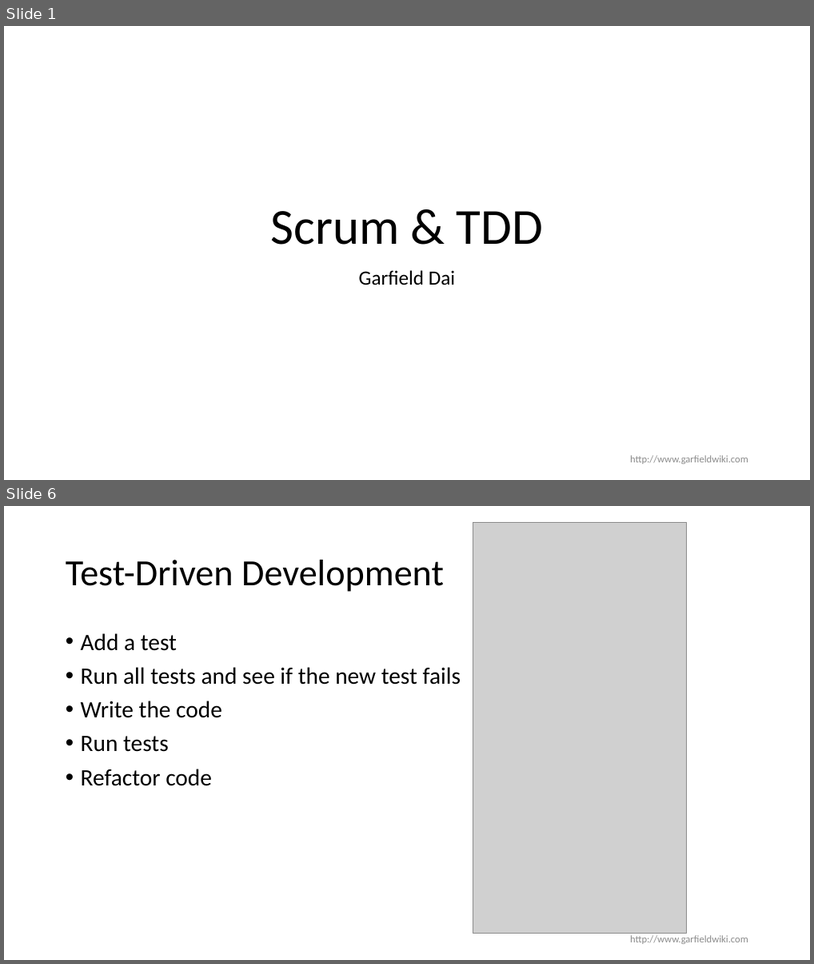
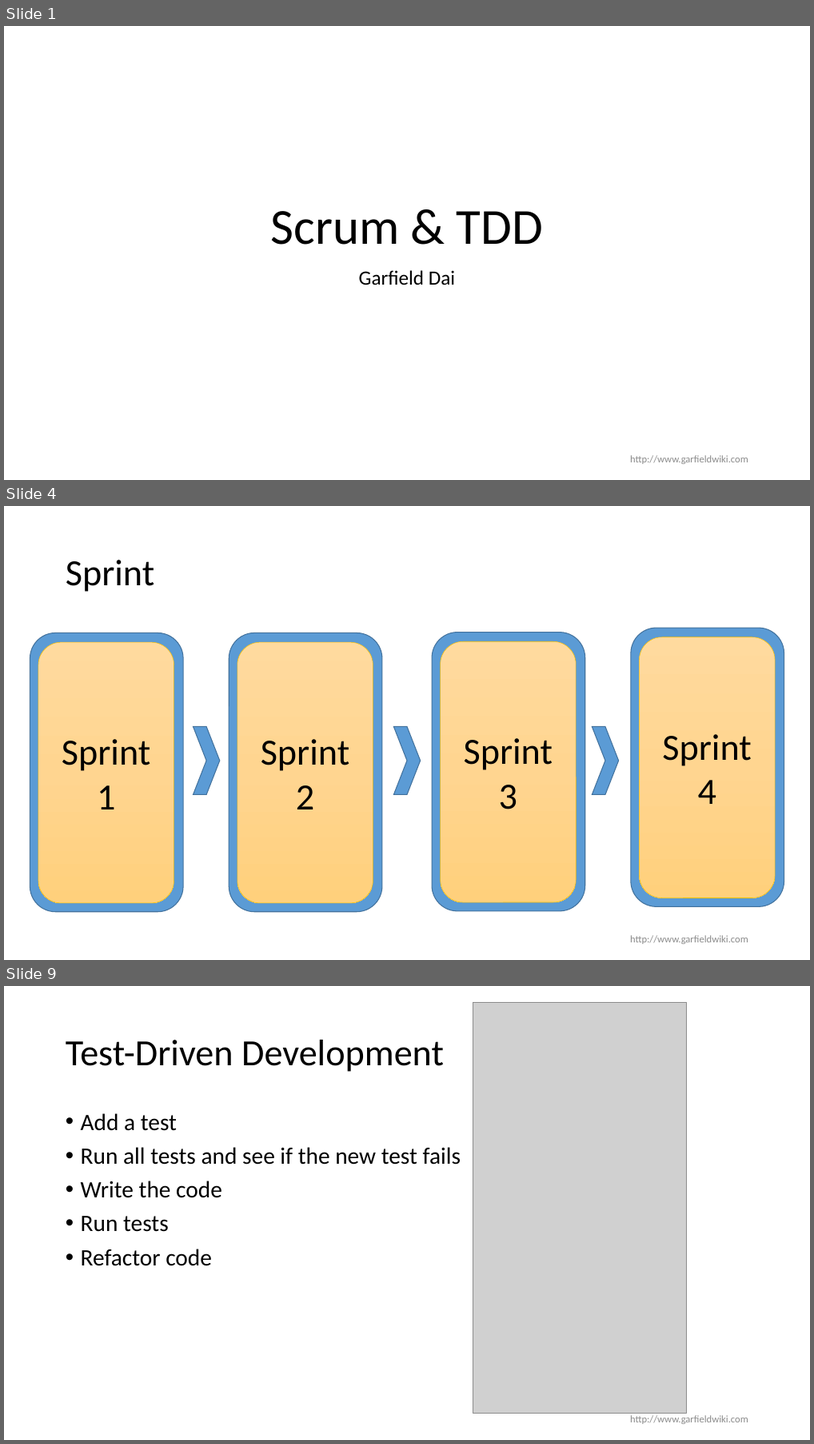
Before and after one commit to GarfieldDai/presentation, a slide deck: agile/SCRUM-TDD.pptx. Shown one above the other, each under a label of ours: slides 1 and 6 before the commit, slides 1, 4 and 9 after it; the slides between them are not shown. The pictures are 814x964 and 814x1444 pixels, drawn with LibreOffice and Linux fonts; fonts in the diff are those of the drawing; grey boxes stand for pictures; background and template pictures are left out. Boxes give left, top, right and bottom in pixels: in the first picture for what was removed or moved away, otherwise in the second. Text is boxed around its words. In the diff, an @@ line names an element or a change of style, - is before the commit and + after.

```diff
--- a/agile/SCRUM-TDD.pptx
+++ b/agile/SCRUM-TDD.pptx
@@ slide 4 added at (4, 506, 810, 960), background #FFFFFF @@
@@ title added at (66, 560, 154, 592), 44 pt, text #000000 @@
+Sprint
@@ rounded rectangle added at (30, 633, 184, 912), fill #5B9BD5, outline #43739E 1 pt @@
@@ rounded rectangle added at (38, 642, 174, 903), fill gradient #FFDB9E to #FFD590 to #FFD07C, outline #FFC000 0.5 pt, 44 pt, text #000000 @@
+Sprint
+1
@@ rounded rectangle added at (229, 633, 382, 912), fill #5B9BD5, outline #43739E 1 pt @@
@@ rounded rectangle added at (238, 642, 373, 903), fill gradient #FFDB9E to #FFD590 to #FFD07C, outline #FFC000 0.5 pt, 44 pt, text #000000 @@
+Sprint
+2
@@ rounded rectangle added at (432, 632, 586, 912), fill #5B9BD5, outline #43739E 1 pt @@
@@ rounded rectangle added at (441, 641, 576, 902), fill gradient #FFDB9E to #FFD590 to #FFD07C, outline #FFC000 0.5 pt, 44 pt, text #000000 @@
+Sprint
+3
@@ rounded rectangle added at (631, 628, 785, 907), fill #5B9BD5, outline #43739E 1 pt @@
@@ rounded rectangle added at (640, 637, 775, 898), fill gradient #FFDB9E to #FFD590 to #FFD07C, outline #FFC000 0.5 pt, 44 pt, text #000000 @@
+Sprint
+4
@@ chevron added at (194, 726, 220, 794), fill #5B9BD5, outline #43739E 1 pt @@
@@ chevron added at (394, 726, 421, 794), fill #5B9BD5, outline #43739E 1 pt @@
@@ chevron added at (593, 726, 619, 794), fill #5B9BD5, outline #43739E 1 pt @@
@@ text added at (630, 935, 749, 944), 12 pt, text #8C8C8C @@
+http://www.garfieldwiki.com
@@ what was slide 6 is now slide 9 @@
```
Also in this commit, not shown: 4 slides changed, 2 other slides added, 1 slide removed.
